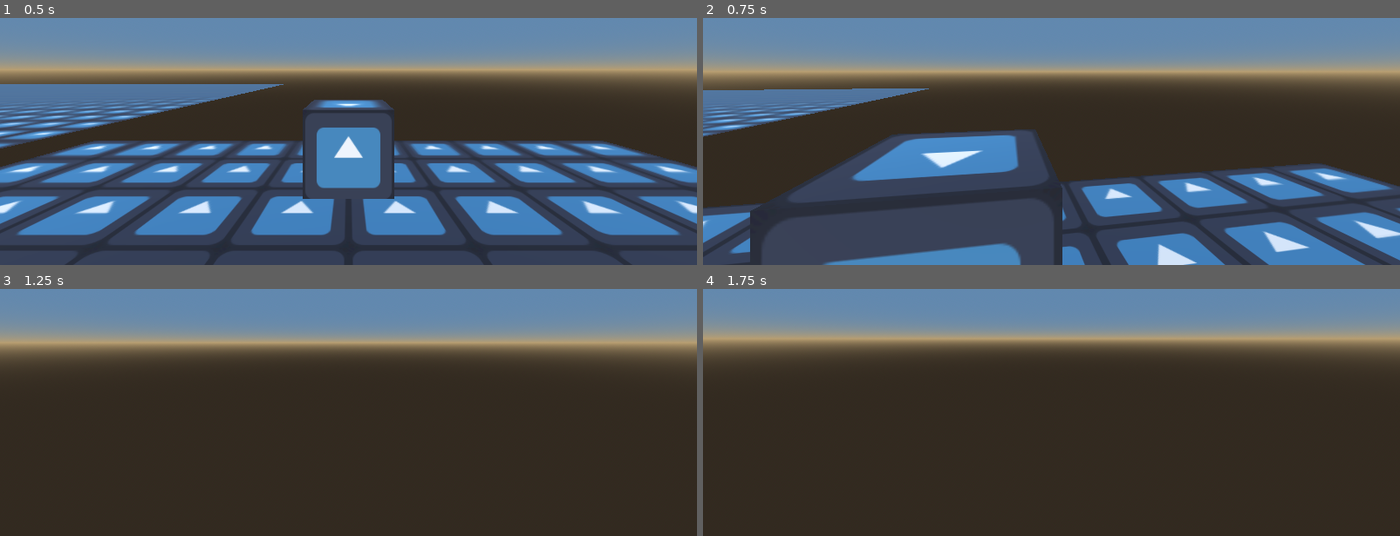
Above: before the commit, frames 1-4 (two rows, left to right).
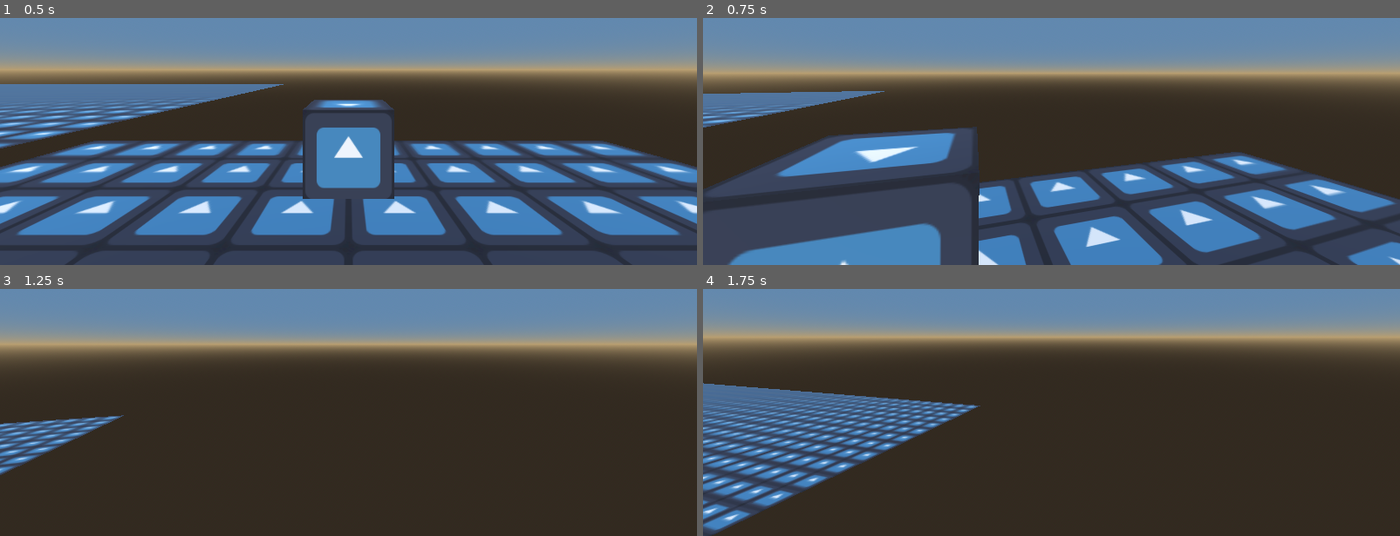
Above: after the commit, the same moments.

Repository: izzyn/brackeysgamejam2025
Game: Godot game, scene res://dev/blix.tscn
The game is run twice, just before and just after one commit, with the same random seed, the same clock (stepped at 60 frames per second) and the same inputs. The engine's default icon, where the game draws it, is replaced by a stand-in: a white triangle on a blue panel in a dark square.
Inputs (mouse positions are in pixels of both pictures, inside the frame that each line leads up to):
- Up to frame 1 (0.5 s): no input
- Up to frame 2 (0.75 s): tap Enter at 0.5 s; move the mouse to (1086, 67) at 0.52 s; hold W (move_forward) from 0.53 s (still down); hold Shift (move_sprint) from 0.53 s (still down)
- Up to frame 3 (1.25 s): keep holding W (move_forward); keep holding Shift (move_sprint); tap Space (move_jump) at 0.77 s
- Up to frame 4 (1.75 s): keep holding W (move_forward); move the mouse to (1016, 343) at 1.27 s; release Shift (move_sprint) at 1.28 s; tap Shift (move_sprint) at 1.35 s; tap Space (move_jump) at 1.52 s

Frame 1 is identical in both runs. In frame 2, 33% of the frame differs, in the area x 0-100%, y 28-100%; in frame 3, 1.9%; in frame 4, 13%.

Commit message:
Added Last for this version of player move but gonna remake it better

Diff:
--- a/dev/blix.tscn
+++ b/dev/blix.tscn
@@ -1,7 +1,8 @@
-[gd_scene load_steps=16 format=3 uid="uid://fodvyetjhglp"]
+[gd_scene load_steps=17 format=3 uid="uid://fodvyetjhglp"]
 
 [ext_resource type="Script" uid="uid://d2601umnwbk7v" path="res://scripts/player/player.gd" id="1_0peuj"]
 [ext_resource type="Texture2D" uid="uid://bc7tj5y4we2o8" path="res://icon.svg" id="2_1v0mg"]
+[ext_resource type="Script" uid="uid://c5vk5e5j1pstd" path="res://scripts/player/wall_rays.gd" id="2_k5jdb"]
 
 [sub_resource type="CapsuleShape3D" id="CapsuleShape3D_k5jdb"]
 radius = 0.4
@@ -56,13 +57,13 @@
 axis_lock_angular_y = true
 axis_lock_angular_z = true
 script = ExtResource("1_0peuj")
-m_sensitivity = Vector2(0.15, 0.15)
+m_sensitivity = Vector2(16, 16)
 floor_drag = 20.0
 air_drag = 2.0
 movement_speed = 150.0
 sprint_speed = 330.0
 air_speed_control = 0.1
-jump_force = 1200.0
+jump_force = 10.0
 gravity_accel = -13.0
 
 [node name="CollisionShape3D" type="CollisionShape3D" parent="Player"]
@@ -73,14 +74,15 @@
 transform = Transform3D(1, 0, 0, 0, 1, 0, 0, 0, 1, 0, 1.4, 0)
 
 [node name="WallRays" type="Node3D" parent="Player"]
+script = ExtResource("2_k5jdb")
 
 [node name="WallRayRight" type="RayCast3D" parent="Player/WallRays"]
 transform = Transform3D(1, 0, 0, 0, 1, 0, 0, 0, 1, 0, 1.23467, 0)
-target_position = Vector3(1, 0, 0)
+target_position = Vector3(0.65, 0, 0)
 
 [node name="WallRayLeft" type="RayCast3D" parent="Player/WallRays"]
 transform = Transform3D(1, 0, 0, 0, 1, 0, 0, 0, 1, 0, 1.23467, 0)
-target_position = Vector3(-1, 0, 0)
+target_position = Vector3(-0.65, 0, 0)
 
 [node name="Ground" type="MeshInstance3D" parent="."]
 material_override = SubResource("StandardMaterial3D_nt3t7")
@@ -172,3 +174,15 @@
 [node name="CollisionShape3D" type="CollisionShape3D" parent="Box5/StaticBody3D"]
 shape = SubResource("BoxShape3D_0peuj")
 debug_fill = false
+
+[node name="Box6" type="MeshInstance3D" parent="."]
+transform = Transform3D(8.81627, 0, 0, 0, -4.37114e-08, 8.81627, 0, -1, -3.85371e-07, -36.0789, 3.41069, -13.2898)
+material_override = SubResource("StandardMaterial3D_0peuj")
+mesh = SubResource("BoxMesh_1v0mg")
+skeleton = NodePath("../Ground")
+
+[node name="StaticBody3D" type="StaticBody3D" parent="Box6"]
+
+[node name="CollisionShape3D" type="CollisionShape3D" parent="Box6/StaticBody3D"]
+shape = SubResource("BoxShape3D_0peuj")
+debug_fill = false
--- a/scripts/player/player.gd
+++ b/scripts/player/player.gd
@@ -3,6 +3,8 @@
 
 @onready
 var camera: Camera3D = get_node("Camera")
+
+@onready var wallRays: WallRays = get_node("WallRays")
 
 func _ready() -> void:
 	Input.mouse_mode = Input.MOUSE_MODE_CAPTURED
@@ -70,15 +72,17 @@
 ## Player globals, for use between frames
 var acceleration: Vector3
 
-func _physics_process(delta: float) -> void:
-
+func _process(delta: float) -> void:
 	handle_input()
 
 	## Handle mouse motion and turn into fps camera controls
+	camera.rotation_degrees += Vector3(mouse_delta.y*m_sensitivity.y*delta, 0, 0)
+	rotation_degrees += Vector3(0, mouse_delta.x*m_sensitivity.x*delta, 0)
+	camera.rotation_degrees.x = clamp(camera.rotation_degrees.x, -90, 90)
 
-	camera.rotation_degrees += Vector3(mouse_delta.y*m_sensitivity.y, 0, 0)
-	rotation_degrees += Vector3(0, mouse_delta.x*m_sensitivity.x, 0)
-	camera.rotation_degrees.x = clamp(camera.rotation_degrees.x, -90, 90)
+		## Reset mosue delta each frame so input isn't repeated each frame
+	reset_input()
+func _physics_process(delta: float) -> void:
 
 	var aligned_move_vector: Vector3
 	aligned_move_vector += -move_vector.y*global_basis.z
@@ -94,6 +98,8 @@
 	if (!is_on_floor()):
 		acceleration.y += gravity_accel
 		#print("Applying gravity")
+	elif(!wallRays.isAnyHitting()):
+		acceleration.y += gravity_accel*0.01
 
 	if(is_on_floor() and jumped):
 		acceleration.y += jump_force/delta
@@ -106,8 +112,7 @@
 		velocity -= velocity*delta*air_drag*Vector3(1,0,1)
 
 	move_and_slide()
-	## Reset mosue delta each frame so input isn't repeated each frame
-	reset_input()
+
 
 
 	pass
--- /dev/null
+++ b/scripts/player/wall_rays.gd
@@ -0,0 +1,9 @@
+extends Node3D
+class_name WallRays
+@onready var leftRay: RayCast3D = get_node("WallRayLeft")
+@onready var rightRay: RayCast3D = get_node("WallRayRight")
+
+
+
+func isAnyHitting()->bool:
+	return (leftRay.is_colliding() or rightRay.is_colliding())
Not shown, added: scripts/player/wall_rays.gd.uid
